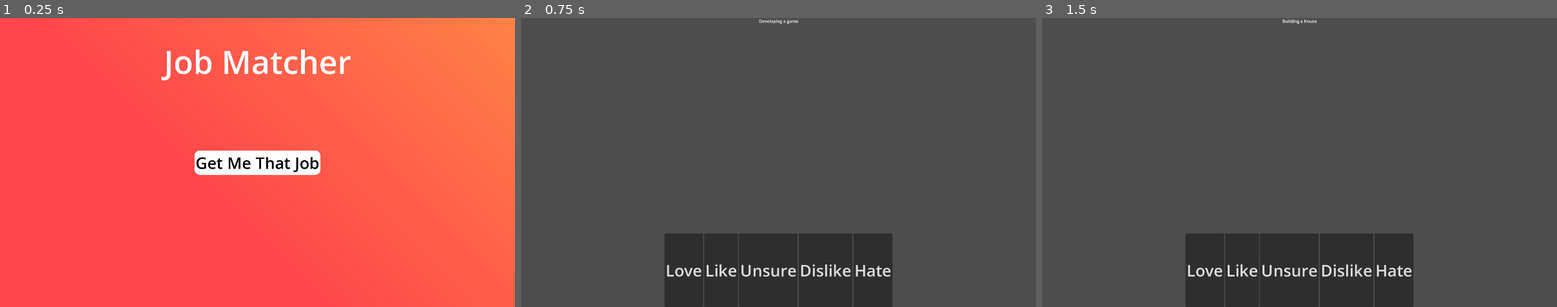
Above: before the commit, frames 1-3 (left to right).
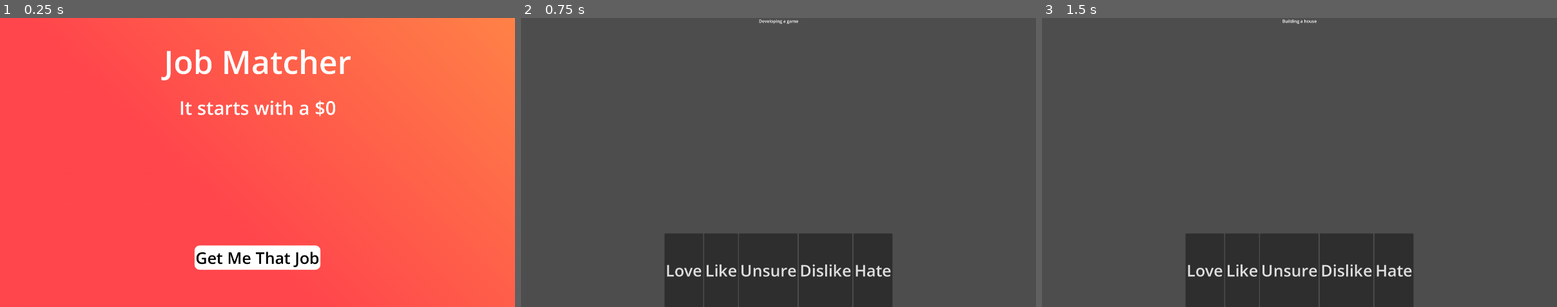
Above: after the commit, the same moments.

Repository: Brandonk95/Job-Compatibility
Game: Godot game, scene res://Main Menu.tscn
Two runs of this game, one before a commit and one after it. Both use one fixed random seed, a clock stepped at 60 frames per second and the inputs below. This scene is started directly instead of the project's main scene.
Inputs:
- Up to frame 1 (0.25 s): no input
- Up to frame 2 (0.75 s): click "Get Me That Job" at 0.5 s
- Up to frame 3 (1.5 s): click "Love" at 1.25 s

The runs differ from the first frame. In frame 1, 4.7% of the frame differs, in the area x 35-66%, y 28-88%; in frame 2, nothing differs; in frame 3, nothing differs.

Commit message:
Update Main Menu.tscn

Diff:
--- a/Main Menu.tscn
+++ b/Main Menu.tscn
@@ -1,7 +1,17 @@
-[gd_scene load_steps=4 format=3 uid="uid://b66sm45tvcunj"]
+[gd_scene load_steps=6 format=3 uid="uid://b66sm45tvcunj"]
 
 [ext_resource type="Script" uid="uid://bqjivohh87ls0" path="res://main_menu.gd" id="1_5b7ti"]
 [ext_resource type="Texture2D" uid="uid://bik2r20gau0fy" path="res://Background.png" id="2_dvdtt"]
+
+[sub_resource type="StyleBoxFlat" id="StyleBoxFlat_12kdf"]
+bg_color = Color(0.817522, 0.817521, 0.817522, 1)
+corner_radius_top_left = 20
+corner_radius_top_right = 20
+corner_radius_bottom_right = 20
+corner_radius_bottom_left = 20
+
+[sub_resource type="StyleBoxFlat" id="StyleBoxFlat_i5qic"]
+bg_color = Color(0.712129, 0.712129, 0.712129, 1)
 
 [sub_resource type="StyleBoxFlat" id="StyleBoxFlat_dvdtt"]
 bg_color = Color(1, 1, 1, 1)
@@ -32,20 +42,43 @@
 theme_override_font_sizes/font_size = 120
 text = "Job Matcher"
 
-[node name="Button" type="Button" parent="CanvasLayer"]
+[node name="Label" type="Label" parent="CanvasLayer"]
 anchors_preset = 8
 anchor_left = 0.5
 anchor_top = 0.5
 anchor_right = 0.5
 anchor_bottom = 0.5
-offset_left = -235.0
-offset_top = -45.5
-offset_right = 235.0
-offset_bottom = 45.5
+offset_left = -209.0
+offset_top = -240.0
+offset_right = 209.0
+offset_bottom = -171.0
 grow_horizontal = 2
 grow_vertical = 2
+theme_override_font_sizes/font_size = 70
+text = "It starts with a $0"
+
+[node name="Button" type="Button" parent="CanvasLayer"]
+anchors_preset = 7
+anchor_left = 0.5
+anchor_top = 1.0
+anchor_right = 0.5
+anchor_bottom = 1.0
+offset_left = -235.0
+offset_top = -230.0
+offset_right = 235.0
+offset_bottom = -139.0
+grow_horizontal = 2
+grow_vertical = 0
+theme_override_colors/font_disabled_color = Color(0, 0, 0, 1)
+theme_override_colors/font_hover_pressed_color = Color(0, 0, 0, 1)
+theme_override_colors/font_hover_color = Color(0, 0, 0, 1)
+theme_override_colors/font_outline_color = Color(0, 0, 0, 1)
 theme_override_colors/font_color = Color(0, 0, 0, 1)
+theme_override_colors/font_focus_color = Color(0, 0, 0, 1)
+theme_override_colors/font_pressed_color = Color(0, 0, 0, 1)
 theme_override_font_sizes/font_size = 60
+theme_override_styles/hover = SubResource("StyleBoxFlat_12kdf")
+theme_override_styles/pressed_mirrored = SubResource("StyleBoxFlat_i5qic")
 theme_override_styles/normal = SubResource("StyleBoxFlat_dvdtt")
 text = "Get Me That Job"
 
